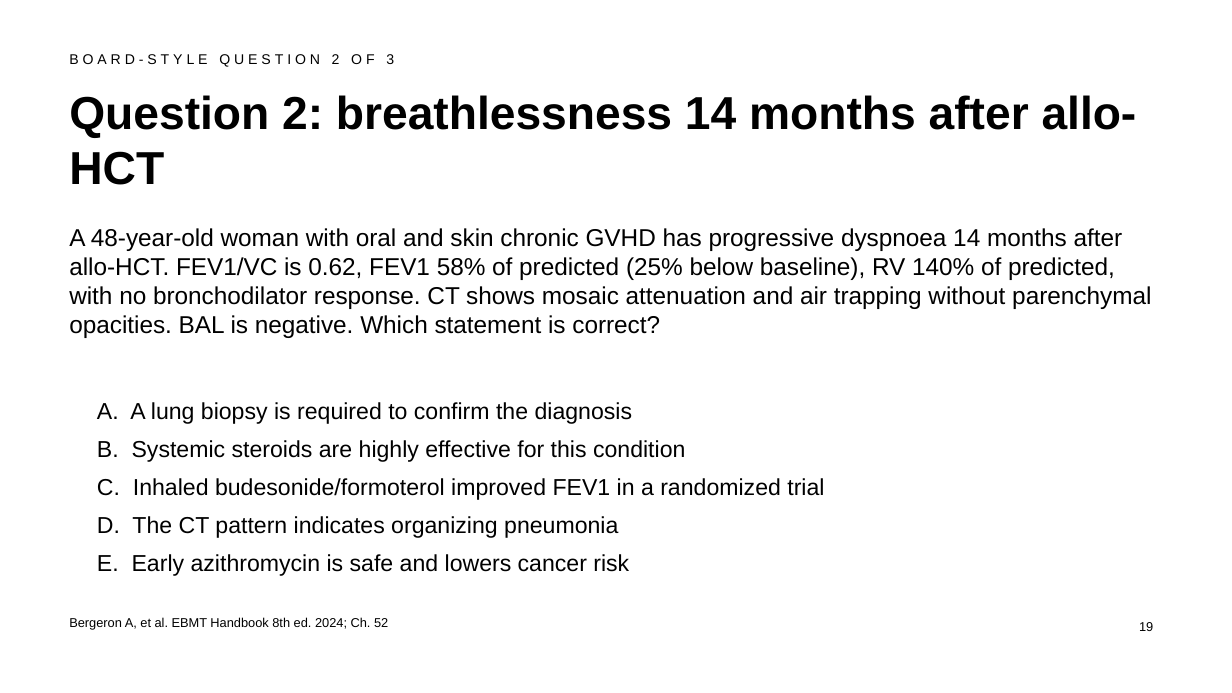
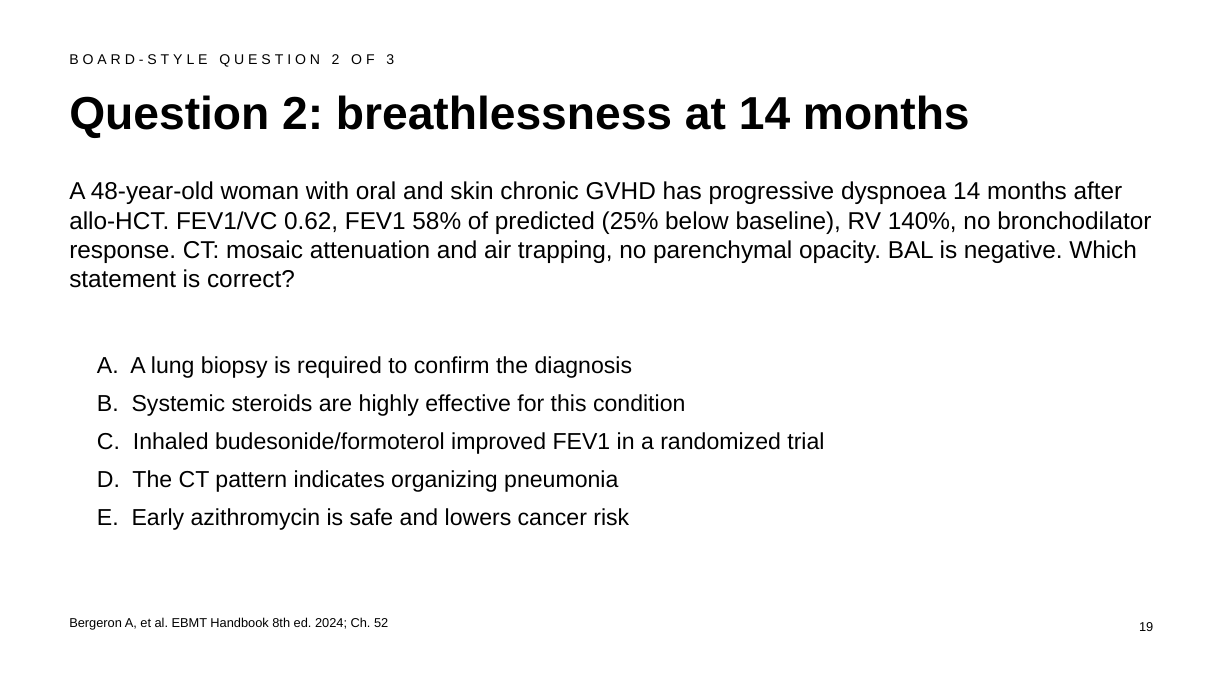
Before and after one commit to htlin222/ebmt-handbook-skill, a slide deck: slide 19 of slides/decks/s11-organ-complications.pptx. Drawn at 1232x693 pixels with LibreOffice and Linux fonts; fonts in the diff are those of the drawing. Boxes give left, top, right and bottom in pixels: in the first picture for what was removed or moved away, otherwise in the second. Text is boxed around its words. In the diff, an @@ line names an element or a change of style, - is before the commit and + after.

```diff
--- a/slides/decks/s11-organ-complications.pptx
+++ b/slides/decks/s11-organ-complications.pptx
@@ title at box(69, 95, 970, 138): text changed @@
-Question 2: breathlessness 14 months after allo-HCT
+Question 2: breathlessness at 14 months
@@ text at box(69, 181, 1151, 288): text changed @@
-A 48-year-old woman with oral and skin chronic GVHD has progressive dyspnoea 14 months after allo-HCT. FEV1/VC is 0.62, FEV1 58% of predicted (25% below baseline), RV 140% of predicted, with no bronchodilator response. CT shows mosaic attenuation and air trapping without parenchymal opacities. BAL is negative. Which statement is correct?
+A 48-year-old woman with oral and skin chronic GVHD has progressive dyspnoea 14 months after allo-HCT. FEV1/VC 0.62, FEV1 58% of predicted (25% below baseline), RV 140%, no bronchodilator response. CT: mosaic attenuation and air trapping, no parenchymal opacity. BAL is negative. Which statement is correct?
@@ text "A. A lung biopsy is ...": place and size @@
-text "A. A lung biopsy is ..." at box(97, 402, 824, 576)
+text "A. A lung biopsy is ..." at box(97, 356, 824, 530)
```
Also in this commit, not shown: 15 other slides changed, 24 other files.
